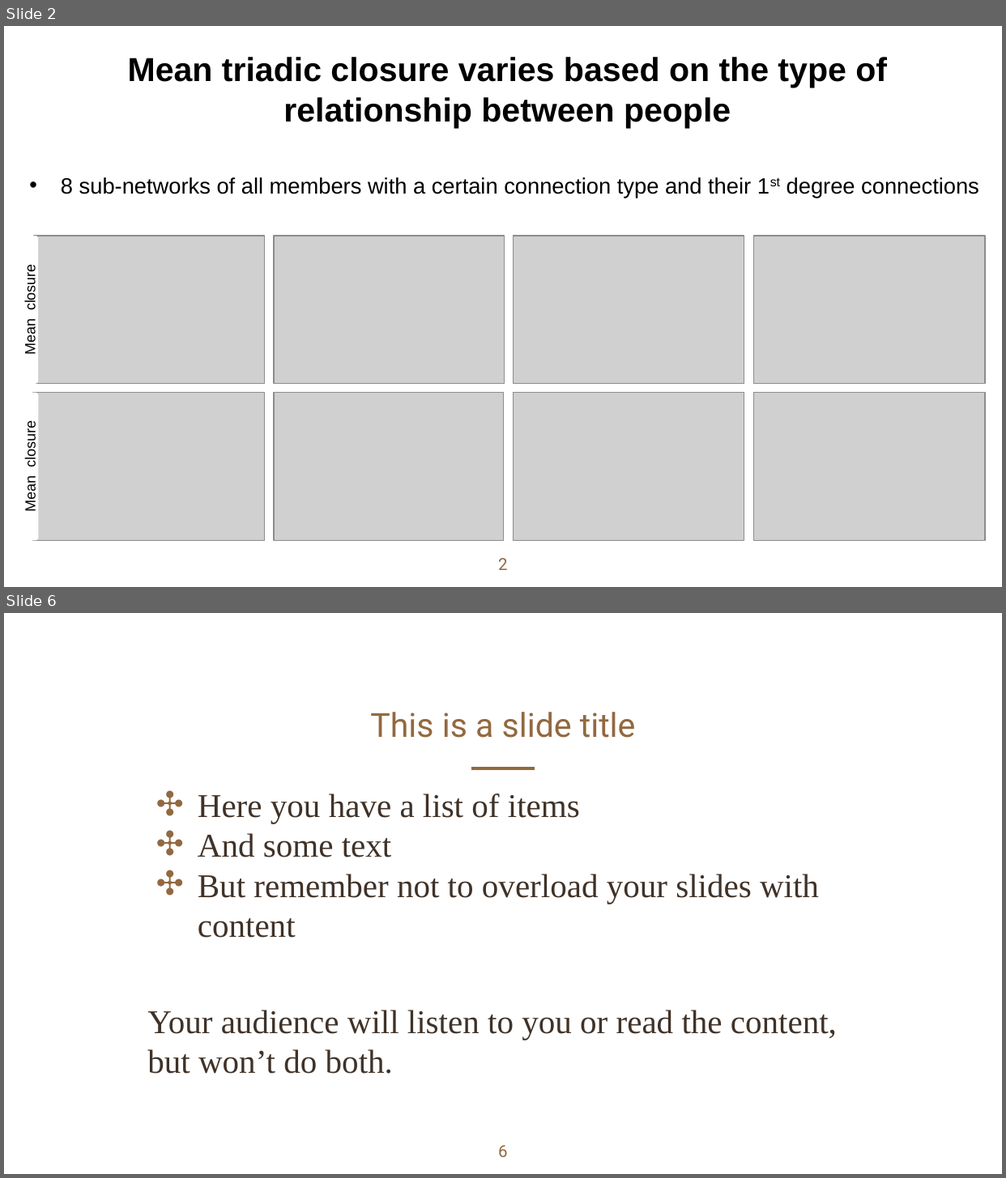
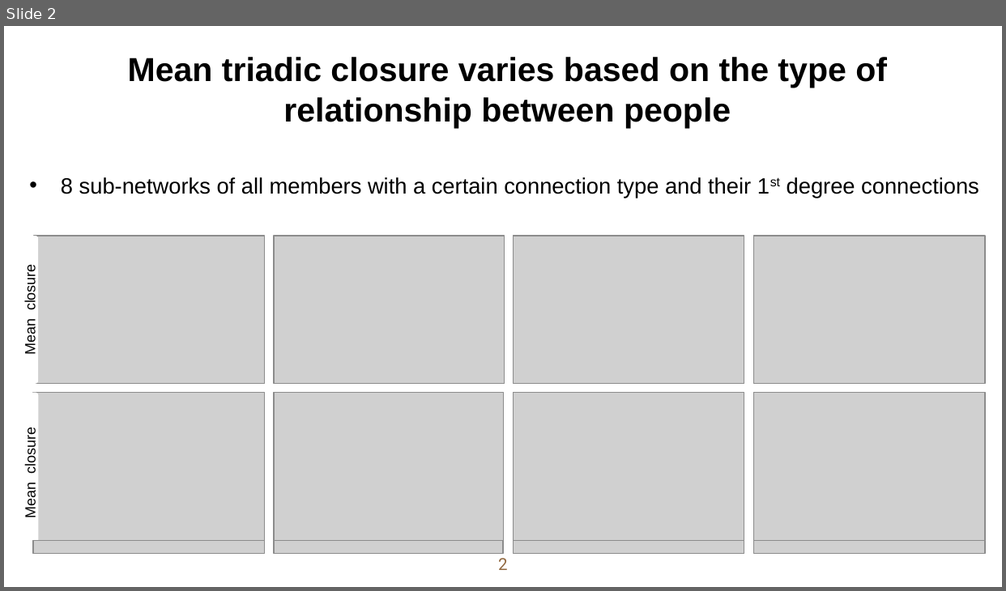
Before and after one commit to alex-luwenhui/MSBA-Team6-BaconProject, a slide deck: Mira slides.pptx. Shown one above the other, each under a label of ours: slides 2 and 6 before the commit, slide 2 after it; the slides between them are not shown. The pictures are 1006x1178 and 1006x591 pixels, drawn with LibreOffice and Linux fonts; fonts in the diff are those of the drawing; grey boxes stand for pictures; background and template pictures are left out. Boxes give left, top, right and bottom in pixels: in the first picture for what was removed or moved away, otherwise in the second. Text is boxed around its words. In the diff, an @@ line names an element or a change of style, - is before the commit and + after.

```diff
--- a/Mira slides.pptx
+++ b/Mira slides.pptx
@@ slide 6 removed at (4,613,1002,1174), background picture (left out) @@
@@ title removed at (370,712,636,738) @@
-This is a slide title
@@ line removed from (471, 769) to (535, 769) @@
@@ text removed at (147,794,837,1074) @@
-✣ Here you have a list of items
-✣ And some text
-✣ But remember not to overload your slides with content
-Your audience will listen to you or read the content, but won’t do both.
@@ page number removed at (498,1145,508,1157) @@
-6
@@ slide 2 changed as well @@
@@ rounded rectangle "Mean closure": place and size @@
-rounded rectangle "Mean closure" at (21,392,38,540)
+rounded rectangle "Mean closure" at (21,392,38,552)
@@ picture added at (33,541,265,554) @@
@@ picture added at (274,541,503,554) @@
@@ picture added at (513,541,744,554) @@
@@ picture added at (753,541,985,554) @@
```
Also in this commit, not shown: 1 other slide changed, 2 slides added, 25 other slides removed, 5 other files.
